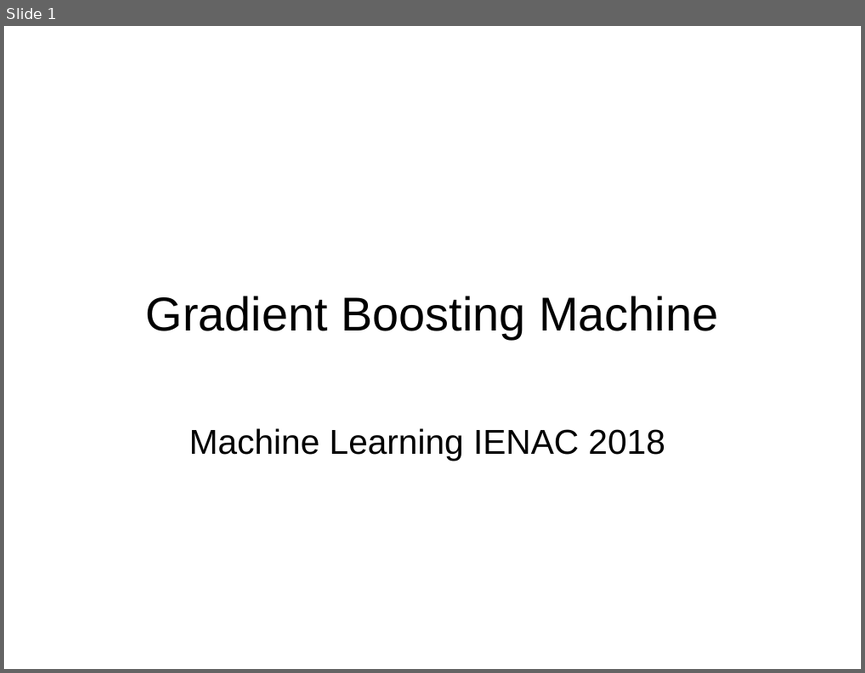
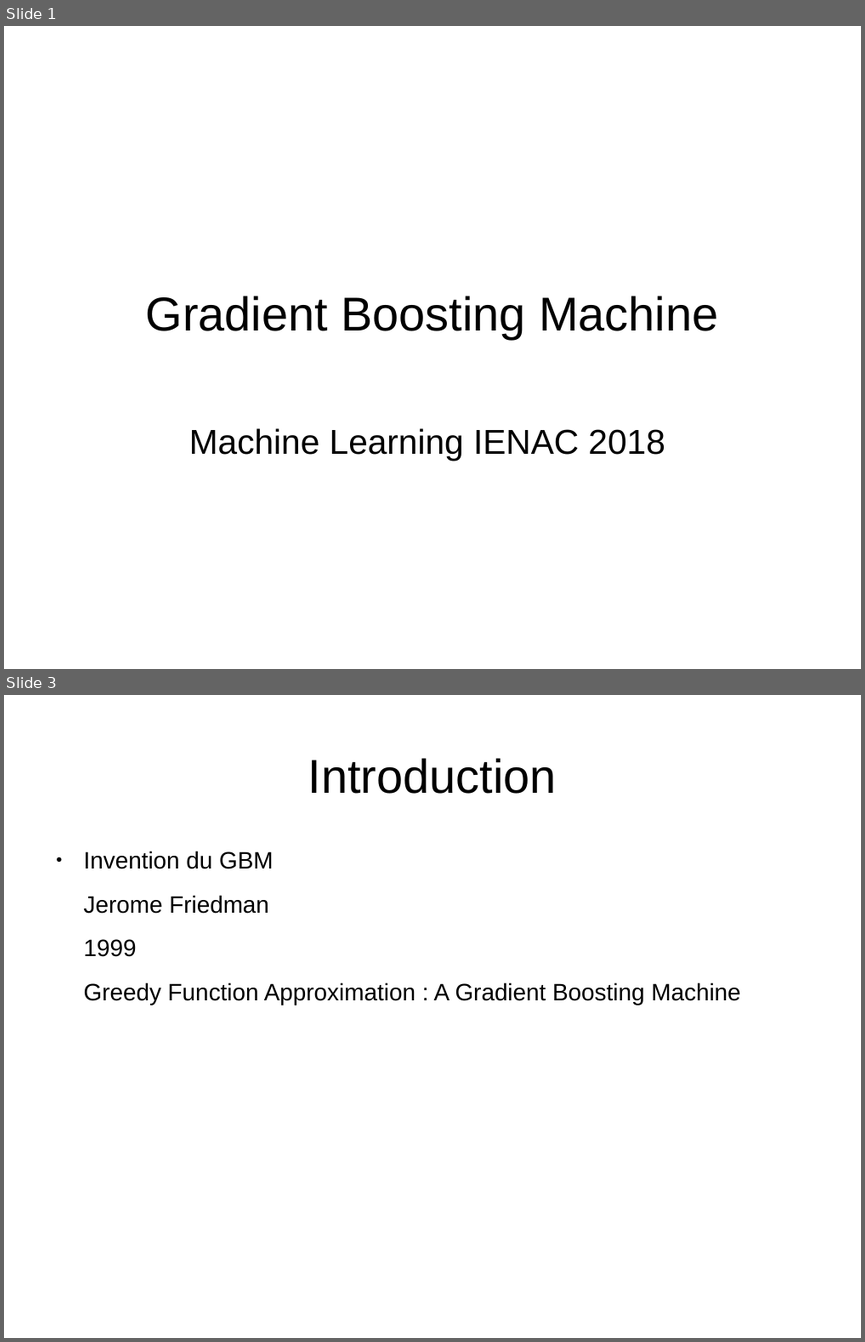
Before and after one commit to kad15/GBM, a slide deck: GBM_kad.odp. Shown one above the other, each under a label of ours: slide 1 before the commit, slides 1 and 3 after it; the slides between them are not shown. The pictures are 865x673 and 865x1342 pixels, drawn with LibreOffice and Linux fonts; fonts in the diff are those of the drawing; background and template pictures are left out. Boxes give left, top, right and bottom in pixels: in the first picture for what was removed or moved away, otherwise in the second. Text is boxed around its words. In the diff, an @@ line names an element or a change of style, - is before the commit and + after.

```diff
--- a/GBM_kad.odp
+++ b/GBM_kad.odp
@@ slide 3 added at (4, 695, 861, 1338), background #FFFFFF @@
@@ title added at (308, 758, 556, 794), 44 pt, text #000000 @@
+Introduction
@@ text added at (84, 851, 740, 1004), 22 pt, text #000000 @@
+● Invention du GBM
+Jerome Friedman
+1999
+Greedy Function Approximation : A Gradient Boosting Machine
```
Also in this commit, not shown: 10 other slides added, 3 slides removed.
